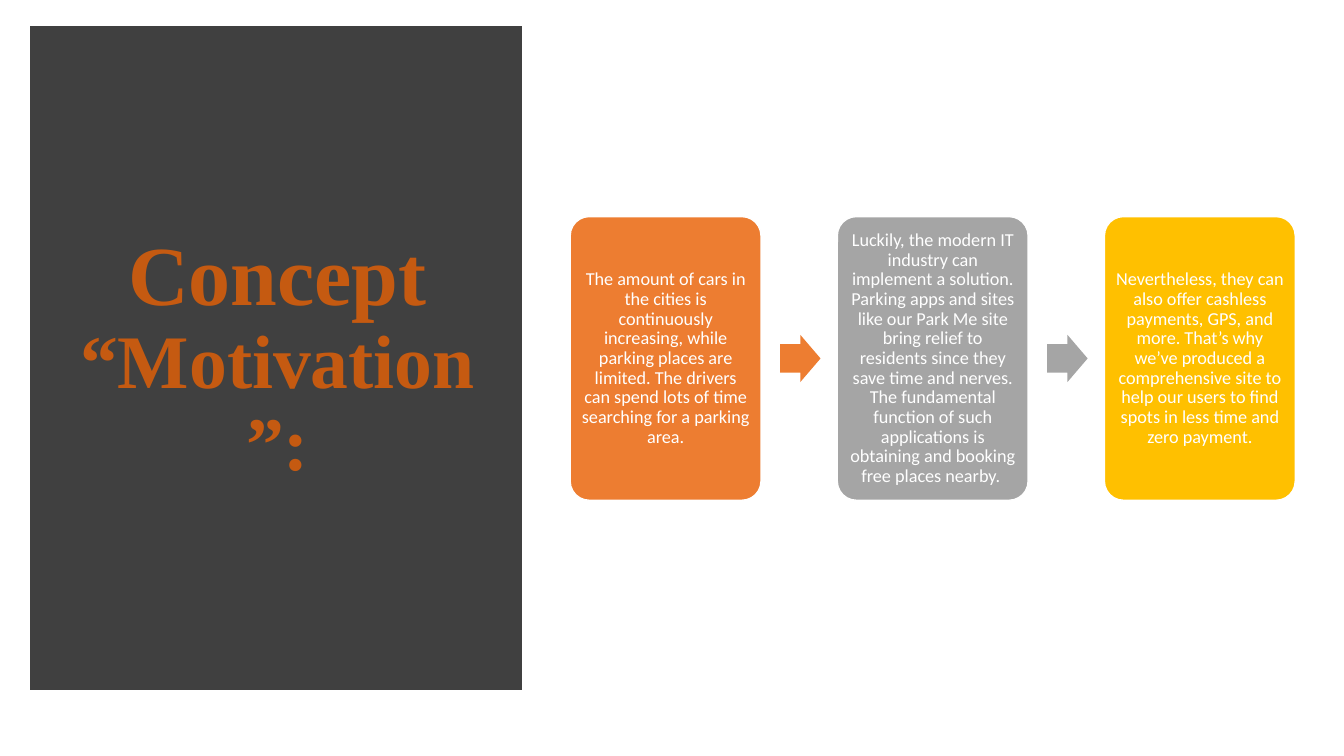
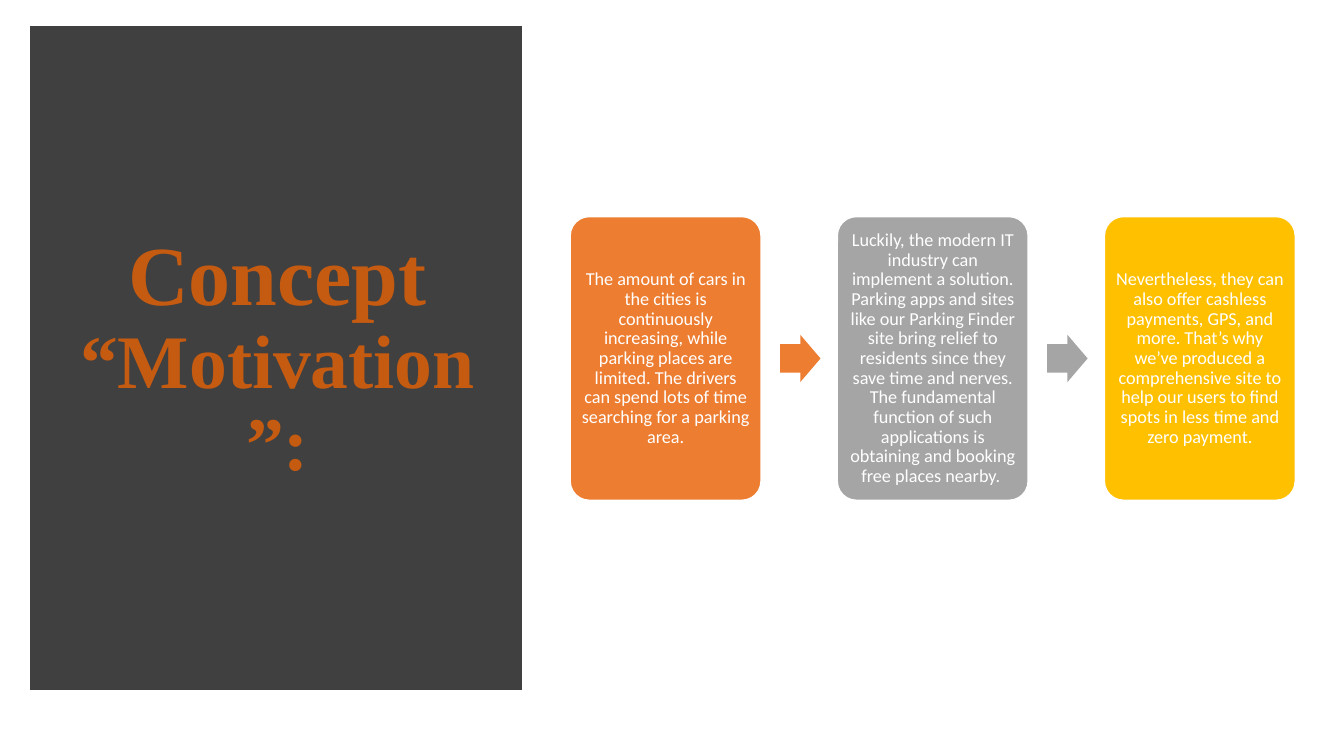
Before and after one commit to Yousiadel/Park-Me-Site, a slide deck: slide 4 of Project 1 for Group2 Parking Site.pptx. Drawn at 1344x756 pixels with LibreOffice and Linux fonts; fonts in the diff are those of the drawing. Boxes give left, top, right and bottom in pixels: in the first picture for what was removed or moved away, otherwise in the second. Text is boxed around its words. In the diff, an @@ line names an element or a change of style, - is before the commit and + after.

```diff
--- a/Project 1 for Group2 Parking Site.pptx
+++ b/Project 1 for Group2 Parking Site.pptx
@@ text at [850, 233, 1015, 485]: text changed @@
-Luckily, the modern IT industry can implement a solution. Parking apps and sites like our Park Me site bring relief to residents since they save time and nerves. The fundamental function of such applications is obtaining and booking free places nearby.
+Luckily, the modern IT industry can implement a solution. Parking apps and sites like our Parking Finder site bring relief to residents since they save time and nerves. The fundamental function of such applications is obtaining and booking free places nearby.
```
Also in this commit, not shown: 7 other slides changed.
